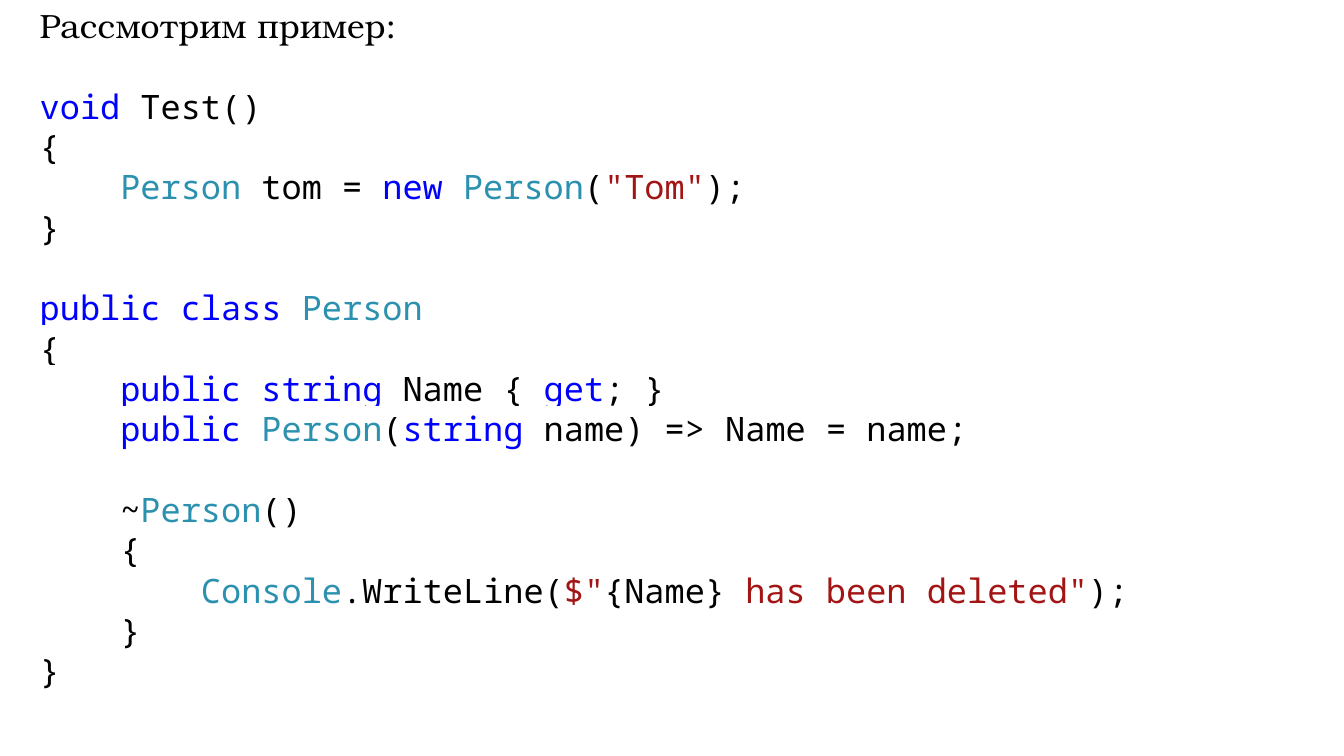
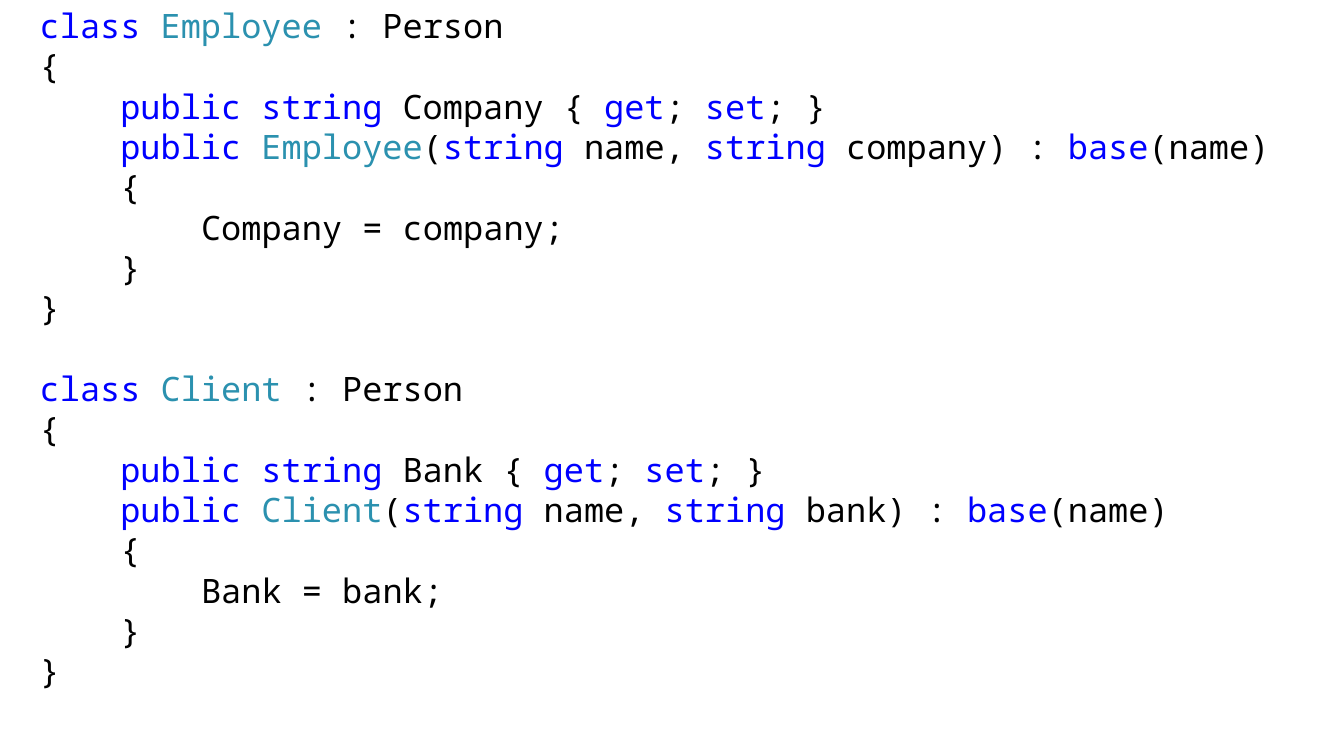
Before and after one commit to DaniilKlyukin/ITiP-2, a slide deck: slide 11 of Лекции/ИТиП 2 лек 3.pptx (slide 35 before the commit). Drawn at 1344x756 pixels with LibreOffice and Linux fonts; fonts in the diff are those of the drawing. Boxes give left, top, right and bottom in pixels: in the first picture for what was removed or moved away, otherwise in the second. Text is boxed around its words. In the diff, an @@ line names an element or a change of style, - is before the commit and + after.

```diff
--- a/Лекции/ИТиП 2 лек 3.pptx
+++ b/Лекции/ИТиП 2 лек 3.pptx
@@ text "class Employee : Person" at (x1=40, y1=12, x2=1270, y2=608): highlight #FFFFFF to none in "{", "{", "}", "}" @@
@@ text at (x1=40, y1=12, x2=503, y2=47): text changed; font TeX Gyre Bonum to Noto Sans Mono; text colour #000000 to #2B91AF @@
-Рассмотрим пример:
-void Test()
+class Employee : Person
@@ text at (x1=120, y1=93, x2=1270, y2=168): text changed; text colour #2B91AF to #0000FF @@
-Person tom = new Person("Tom");
-}
-public class Person
+public string Company { get; set; }
+public Employee(string name, string company) : base(name)
@@ text at (x1=201, y1=215, x2=564, y2=249): text changed @@
-public string Name { get; }
-public Person(string name) => Name = name;
-~Person()
-{
-Console.WriteLine($"{Name} has been deleted");
+Company = company;
@@ text at (x1=40, y1=375, x2=1169, y2=608): paragraphs added @@
+class Client : Person
+{
+public string Bank { get; set; }
+public Client(string name, string bank) : base(name)
+{
+Bank = bank;
+}
+}
```
Also in this commit, not shown: 2 other slides changed, 39 slides added, 47 slides removed, 6 other files.
